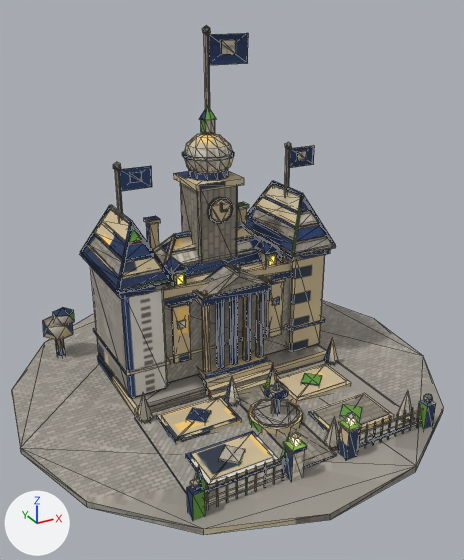
Before and after pictures for a commit that changed the glTF model game/assets/models/residence_dl5_blue.glb.
Before and after are seen from a 50 mm camera at (-1.085, -2.018, 1.435) aimed at (-0.023, -0.087, 0.469). Every picture has the same lights, and +X, +Y and +Z are marked at lower left. The older version comes first. Mesh edges are drawn as thin lines. Vertices at exactly the same position are counted once.

Script lines for the objects in view, before the commit:
```python
me_m = bpy.data.meshes.new('m')
me_m.from_pydata(...)  # 2334 vertices, 3272 faces; spans x -0.86..0.86, y -0.85..0.85, z -0.01..1.35
# faces by material slot: [3224, 24, 24]
me_m.materials.append(mat_baked)  # picture img_bake
me_m.materials.append(mat_win_lit)  # orange #ffcf6b, glowing orange #ffb84a
me_m.materials.append(mat_glow_lamp_gas)  # orange #ffcf7a, glowing orange #ffcf7a
ob_residence_dl5_blue = bpy.data.objects.new('residence_dl5_blue', me_m)
ob_residence_dl5_blue.location = (0.0, 0.0, 0.0)
```
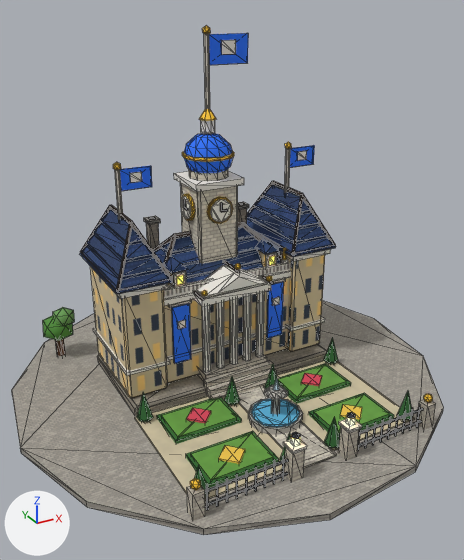
Boxes (x1, y1, x2, y2) around the edits, measured in the pictures (464 x 560 px):
part 1 of me_m, added: after (181, 194, 195, 221)
part 2 of me_m, added: after (181, 196, 191, 219)
part 3 of me_m, surface changed: (13, 26, 444, 535) in both

Edits to the bpy script that builds the scene:
```text
Change me_m:
    used by ob_residence_dl5_blue; location = (0.0, 0.0, 0.0)
    remove me_m.from_pydata(...)  # 2334 vertices, 3272 faces; spans x -0.86..0.86, y -0.85..0.85, z -0.01..1.35
    add me_m.from_pydata(...)  # 2398 vertices, 3384 faces; spans x -0.86..0.86, y -0.85..0.85, z -0.01..1.35
    me_m part 1: a new loose piece, a 12-sided cylinder along x spanning x -0.097..-0.085, y 0.088..0.192, z 0.648..0.752, in mat_baked (picture img_bake)
    me_m part 2: a new loose piece, a 12-sided cylinder along x spanning x -0.101..-0.085, y 0.095..0.185, z 0.655..0.745, in mat_baked (picture img_bake)
    me_m part 3: 3270 kept faces spanning x -0.86..0.86, y -0.85..0.85, z -0.01..1.35 get new texture (UV) coordinates
    other edits to the shape of me_m do not show in these pictures
```
